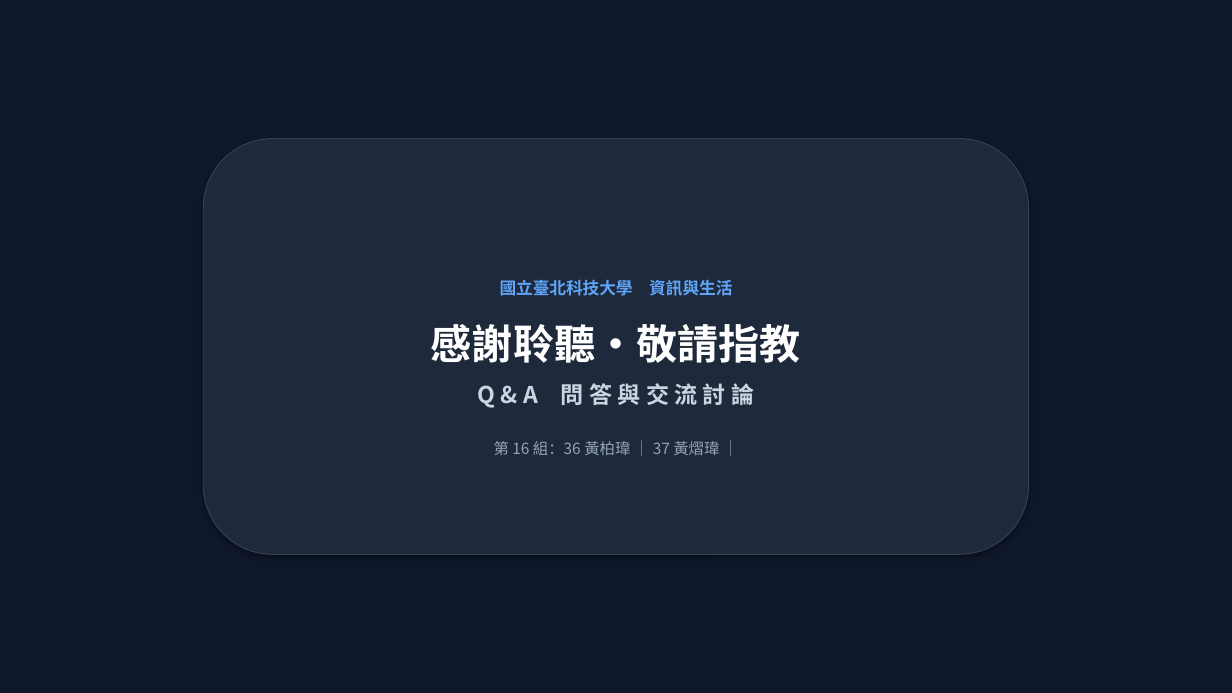
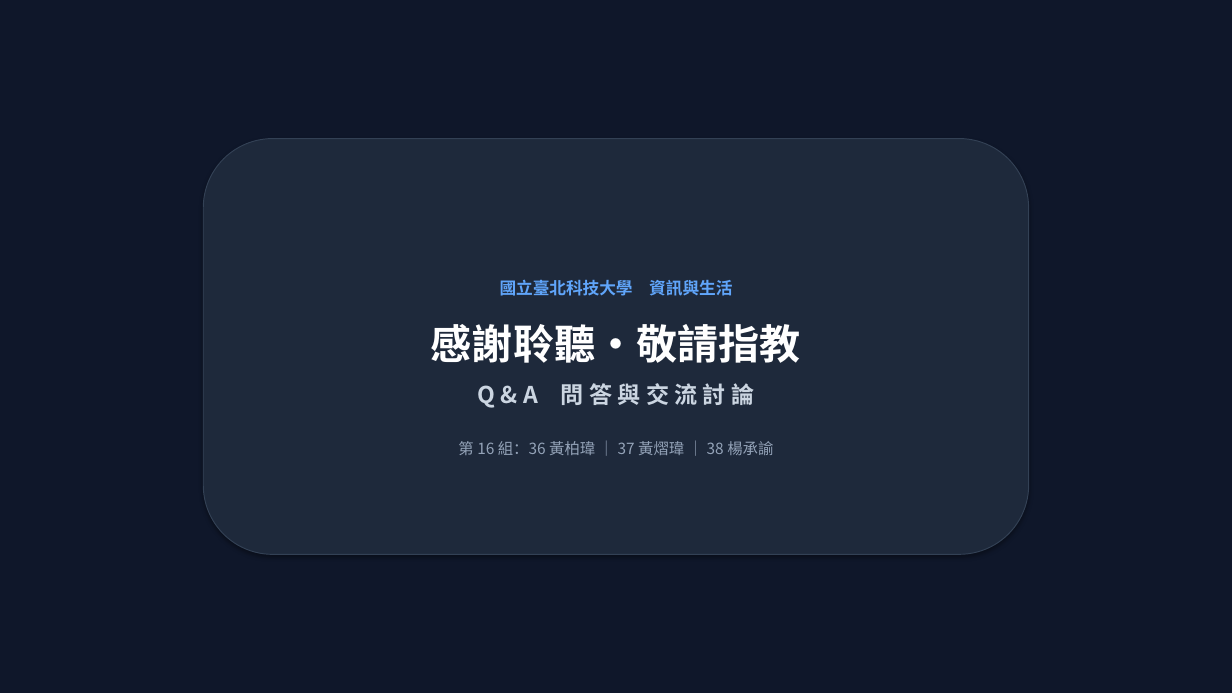
Before and after one commit to ZoeChengYu/2026F_information_and_life, a slide deck: slide 16 of 期中報告_ver.Gemini.1.0.1.pptx. Drawn at 1232x693 pixels with LibreOffice and Linux fonts; fonts in the diff are those of the drawing. Boxes give left, top, right and bottom in pixels: in the first picture for what was removed or moved away, otherwise in the second. Text is boxed around its words. In the diff, an @@ line names an element or a change of style, - is before the commit and + after.

```diff
--- a/期中報告_ver.Gemini.1.0.1.pptx
+++ b/期中報告_ver.Gemini.1.0.1.pptx
@@ text in rounded rectangle at (458, 441, 773, 455): text changed @@
-第 16 組：36 黃柏瑋 ｜ 37 黃熠瑋 ｜
+第 16 組：36 黃柏瑋 ｜ 37 黃熠瑋 ｜ 38 楊承諭
```
Also in this commit, not shown: 1 other slide changed, 1 other file.
